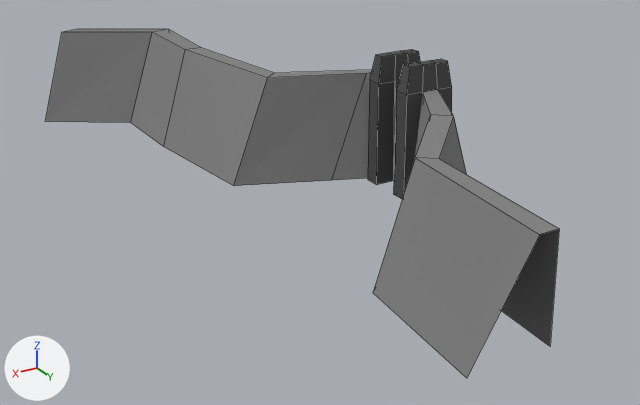
Renders of the Blender file Assets/Resources/mur/upperwall.blend from each side of a commit.
Camera for both pictures: a 50 mm camera at (97.1, 112.7, 50.6) aimed at (36.0, 10.8, -0.3). Every picture has the same lights, and +X, +Y and +Z are marked at lower left. Mesh edges are drawn as thin lines.

Names of what the first picture shows: 'tower', 'wall'.
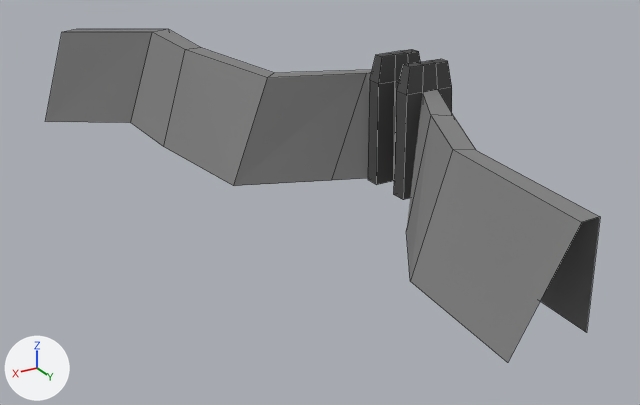
Where the newer file only moved an object's origin or applied its transform, the numbers keep the older frame.

Changed parts and their boxes (x1, y1, x2, y2) in the pictures (640 x 405 px; the box of a moved part takes in the faces that stretch with it):
```json
{"object": "wall", "change": "reshaped", "before": [45, 29, 559, 378], "after": [45, 29, 600, 363], "on screen": "8% wider"}
{"part": 1, "of": "me_cube_007", "change": "moved or reshaped", "before": [373, 115, 559, 378], "after": [406, 115, 600, 363]}
```

The change, as JSON lines over the scene's bpy script:
```json
{"block": "me_cube_007", "where": "me_cube_007.from_pydata(...)  # 40 vertices, 24 faces; spans x -17.8..23.2, y -105.5..4.6, z -1.7..14.4"}
{"block": "me_cube_007", "where": "# used by ob_wall; location = (36.8, 55.0, 1.4)"}
{"block": "me_cube_007", "where": "# before: 0 (0.4, -16.0, 14.2) at pixel (439, 158), 1 (2.4, 4.6, 14.2) at pixel (559, 228), 2 (-1.6, 1.6, -1.6) at pixel (550, 346), 3 (-2.9, -16.0, -1.6), 4 (2.5, -17.7, 14.2) at pixel (415, 157)"}
{"block": "me_cube_007", "where": "# before: 5 (4.9, 4.6, 14.2) at pixel (539, 234), 6 (9.6, 1.6, -1.6) at pixel (466, 378), 9 (7.8, -17.7, -1.6) at pixel (372, 292)"}
{"block": "me_cube_007", "change": "me_cube_007 part 1"}
{"op": "add", "block": "me_cube_007", "code": "for i in [*range(0, 7), 9]: me_cube_007.vertices[i].co += Vector((-5.4, 0.0, 0.0))"}
```
